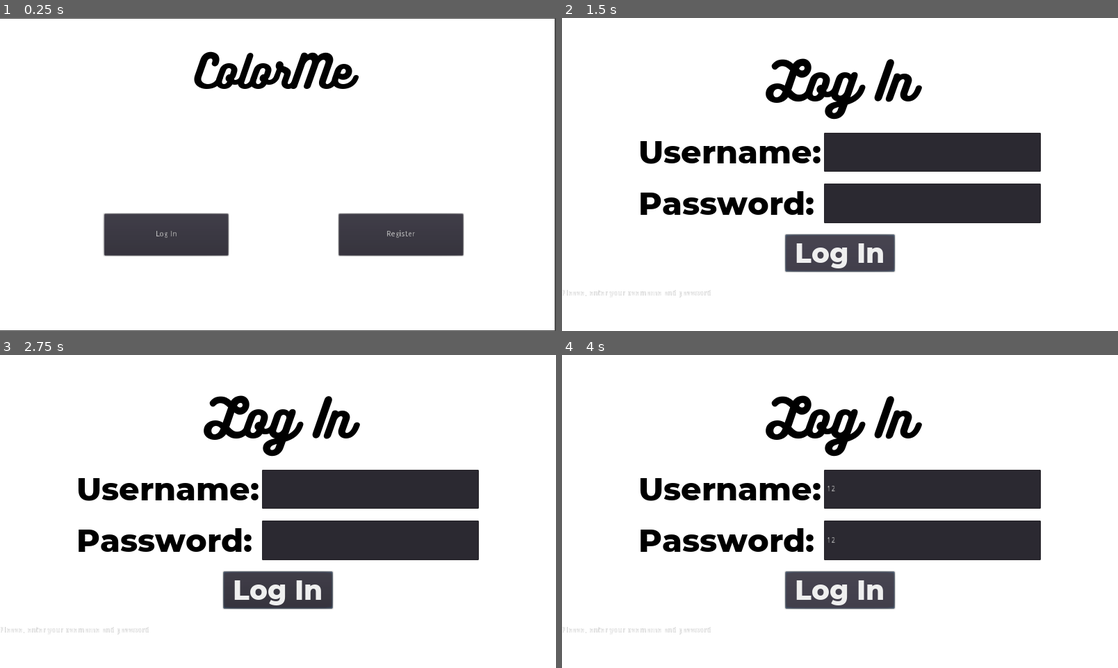
Above: before the commit, frames 1-4 (two rows, left to right).
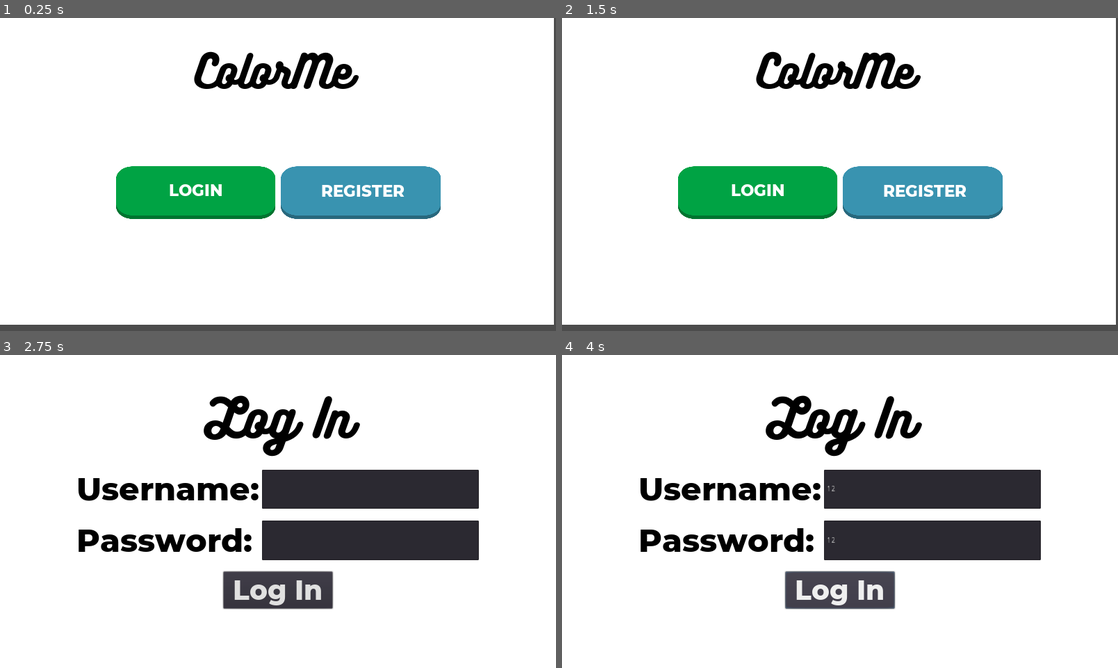
Above: after the commit, the same moments.

Repository: rlemayd/Proyecto-3-PDS
Game: Godot game, scene res://Menus/MainMenu.tscn
Same seed, same stepped clock (60 frames per second), same inputs: the game is played once before the commit and once after it.
Inputs (mouse positions are in pixels of both pictures, inside the frame that each line leads up to):
- Up to frame 1 (0.25 s): no input
- Up to frame 2 (1.5 s): click (728, 233) at 0.5 s, where only the run before the commit has a clickable "Log In"; click (840, 252) at 1.25 s, where only the run before the commit has a clickable "Log In"
- Up to frame 3 (2.75 s): click (194, 530) at 2 s, where only the run after the commit has a clickable "Login"
- Up to frame 4 (4 s): click (934, 489) at 2.77 s; type "12" at 2.85 s; click (934, 539) at 3 s; type "12" at 3.08 s; click "Log In" at 3.5 s

The runs differ from the first frame. In frame 1, 17% of the frame differs, in the area x 0-100%, y 0-100%; in frame 2, 24%; in frame 3, less than 0.1%; in frame 4, less than 0.1%.
Error in both runs: Invalid get index 'error' (on base: 'Nil'). (res://Menus/LogInMenu.gd:13)

Commit message:
buttons added

Diff:
--- /dev/null
+++ b/Menus/Elements/Buttons/ButtonBlue.tscn
@@ -0,0 +1,33 @@
+[gd_scene load_steps=4 format=2]
+
+[ext_resource path="res://Fonts/Montserrat-ExtraBold.ttf" type="DynamicFontData" id=1]
+[ext_resource path="res://Menus/Elements/Buttons/Textures/ButtonTextureBlue.png" type="Texture" id=2]
+
+[sub_resource type="DynamicFont" id=1]
+size = 30
+font_data = ExtResource( 1 )
+
+[node name="Button" type="TextureButton"]
+anchor_right = 1.0
+anchor_bottom = 1.0
+margin_right = -724.0
+margin_bottom = -476.0
+texture_normal = ExtResource( 2 )
+expand = true
+__meta__ = {
+"_edit_use_anchors_": false
+}
+
+[node name="ButtonText" type="Label" parent="."]
+margin_left = 82.0
+margin_top = 28.9405
+margin_right = 214.0
+margin_bottom = 66.9405
+custom_fonts/font = SubResource( 1 )
+text = "Sample"
+align = 1
+valign = 1
+uppercase = true
+__meta__ = {
+"_edit_use_anchors_": false
+}
--- /dev/null
+++ b/Menus/Elements/Buttons/ButtonGreen.tscn
@@ -0,0 +1,30 @@
+[gd_scene load_steps=4 format=2]
+
+[ext_resource path="res://Fonts/Montserrat-ExtraBold.ttf" type="DynamicFontData" id=1]
+[ext_resource path="res://Menus/Elements/Buttons/Textures/ButtonTextureGreen.png" type="Texture" id=2]
+
+[sub_resource type="DynamicFont" id=1]
+size = 30
+font_data = ExtResource( 1 )
+
+[node name="Button" type="TextureButton"]
+anchor_right = 1.0
+anchor_bottom = 1.0
+margin_right = -724.0
+margin_bottom = -476.0
+texture_normal = ExtResource( 2 )
+expand = true
+
+[node name="ButtonText" type="Label" parent="."]
+margin_left = 2.0
+margin_top = 1.0
+margin_right = 297.0
+margin_bottom = 91.0
+custom_fonts/font = SubResource( 1 )
+text = "Sample"
+align = 1
+valign = 1
+uppercase = true
+__meta__ = {
+"_edit_use_anchors_": false
+}
--- /dev/null
+++ b/Menus/Elements/Buttons/ButtonRed.tscn
@@ -0,0 +1,30 @@
+[gd_scene load_steps=4 format=2]
+
+[ext_resource path="res://Fonts/Montserrat-ExtraBold.ttf" type="DynamicFontData" id=1]
+[ext_resource path="res://Menus/Elements/Buttons/Textures/ButtonTextureRed.png" type="Texture" id=2]
+
+[sub_resource type="DynamicFont" id=1]
+size = 30
+font_data = ExtResource( 1 )
+
+[node name="Button" type="TextureButton"]
+anchor_right = 1.0
+anchor_bottom = 1.0
+margin_right = -724.0
+margin_bottom = -476.0
+texture_normal = ExtResource( 2 )
+expand = true
+
+[node name="ButtonText" type="Label" parent="."]
+margin_left = 2.0
+margin_top = 1.0
+margin_right = 297.0
+margin_bottom = 91.0
+custom_fonts/font = SubResource( 1 )
+text = "Sample"
+align = 1
+valign = 1
+uppercase = true
+__meta__ = {
+"_edit_use_anchors_": false
+}
--- a/Menus/MainMenu.gd
+++ b/Menus/MainMenu.gd
@@ -1,8 +1,10 @@
 extends Control
 
-func _on_LogInButton_pressed() -> void:
-	get_tree().change_scene("res://Menus/LogInMenu.tscn")
 
 
 func _on_RegisterButton_pressed() -> void:
 	get_tree().change_scene("res://Menus/RegisterMenu.tscn")
+
+
+func _on_LoginButton_pressed():
+	get_tree().change_scene("res://Menus/LogInMenu.tscn")
--- a/Menus/MainMenu.tscn
+++ b/Menus/MainMenu.tscn
@@ -1,7 +1,9 @@
-[gd_scene load_steps=4 format=2]
+[gd_scene load_steps=6 format=2]
 
 [ext_resource path="res://Fonts/Bukhari Script.ttf" type="DynamicFontData" id=1]
 [ext_resource path="res://Menus/MainMenu.gd" type="Script" id=2]
+[ext_resource path="res://Menus/Elements/Buttons/ButtonGreen.tscn" type="PackedScene" id=3]
+[ext_resource path="res://Menus/Elements/Buttons/ButtonBlue.tscn" type="PackedScene" id=4]
 
 [sub_resource type="DynamicFont" id=1]
 size = 80
@@ -14,9 +16,10 @@
 }
 
 [node name="Background" type="ColorRect" parent="."]
-margin_top = 1.12247
-margin_right = 1022.0
-margin_bottom = 575.122
+margin_left = -1.91846
+margin_top = -10.3026
+margin_right = 1020.08
+margin_bottom = 563.697
 __meta__ = {
 "_edit_use_anchors_": false
 }
@@ -38,26 +41,48 @@
 "_edit_use_anchors_": false
 }
 
-[node name="LogInButton" type="Button" parent="UI"]
-margin_left = 192.0
-margin_top = 360.0
-margin_right = 421.0
-margin_bottom = 437.0
-rect_pivot_offset = Vector2( 194.047, 22.6222 )
-text = "Log In"
+[node name="HBoxContainer" type="HBoxContainer" parent="UI"]
+margin_left = 1.0
+margin_top = 271.0
+margin_right = 1025.0
+margin_bottom = 371.0
+rect_min_size = Vector2( 0, 100 )
+size_flags_horizontal = 3
+alignment = 1
 __meta__ = {
 "_edit_use_anchors_": false
 }
 
-[node name="RegisterButton" type="Button" parent="UI"]
-margin_left = 624.0
-margin_top = 360.0
-margin_right = 853.0
-margin_bottom = 437.0
-rect_pivot_offset = Vector2( 194.047, 22.6222 )
+[node name="LoginButton" parent="UI/HBoxContainer" instance=ExtResource( 3 )]
+anchor_right = 0.0
+anchor_bottom = 0.0
+margin_left = 210.0
+margin_right = 510.0
+margin_bottom = 100.0
+rect_min_size = Vector2( 300, 100 )
+
+[node name="ButtonText" parent="UI/HBoxContainer/LoginButton" index="0"]
+text = "Login"
+
+[node name="RegisterButton" parent="UI/HBoxContainer" instance=ExtResource( 4 )]
+anchor_right = 0.0
+anchor_bottom = 0.0
+margin_left = 514.0
+margin_right = 814.0
+margin_bottom = 100.0
+rect_min_size = Vector2( 300, 100 )
+
+[node name="ButtonText" parent="UI/HBoxContainer/RegisterButton" index="0"]
+margin_left = 74.5837
+margin_top = 27.8811
+margin_right = 229.584
+margin_bottom = 65.8811
 text = "Register"
-__meta__ = {
-"_edit_use_anchors_": false
-}
-[connection signal="pressed" from="UI/LogInButton" to="." method="_on_LogInButton_pressed"]
-[connection signal="pressed" from="UI/RegisterButton" to="." method="_on_RegisterButton_pressed"]
+
+[node name="Button" parent="UI" instance=ExtResource( 4 )]
+[connection signal="pressed" from="UI/HBoxContainer/LoginButton" to="." method="_on_LoginButton_pressed"]
+[connection signal="pressed" from="UI/HBoxContainer/RegisterButton" to="." method="_on_RegisterButton_pressed"]
+
+[editable path="UI/HBoxContainer/LoginButton"]
+
+[editable path="UI/HBoxContainer/RegisterButton"]
Binary file added: Menus/Elements/Buttons/Textures/ButtonTexture.png
Not shown, added: Menus/Elements/Buttons/Textures/ButtonTexture.png.import
Binary file added: Menus/Elements/Buttons/Textures/ButtonTextureBlue.png
Not shown, added: Menus/Elements/Buttons/Textures/ButtonTextureBlue.png.import
Binary file added: Menus/Elements/Buttons/Textures/ButtonTextureGreen.png
Not shown, added: Menus/Elements/Buttons/Textures/ButtonTextureGreen.png.import
Binary file added: Menus/Elements/Buttons/Textures/ButtonTextureOrange.png
Not shown, added: Menus/Elements/Buttons/Textures/ButtonTextureOrange.png.import
Binary file added: Menus/Elements/Buttons/Textures/ButtonTexturePink.png
Not shown, added: Menus/Elements/Buttons/Textures/ButtonTexturePink.png.import
Binary file added: Menus/Elements/Buttons/Textures/ButtonTexturePurple.png
Not shown, added: Menus/Elements/Buttons/Textures/ButtonTexturePurple.png.import
(and 3 more such lines)
